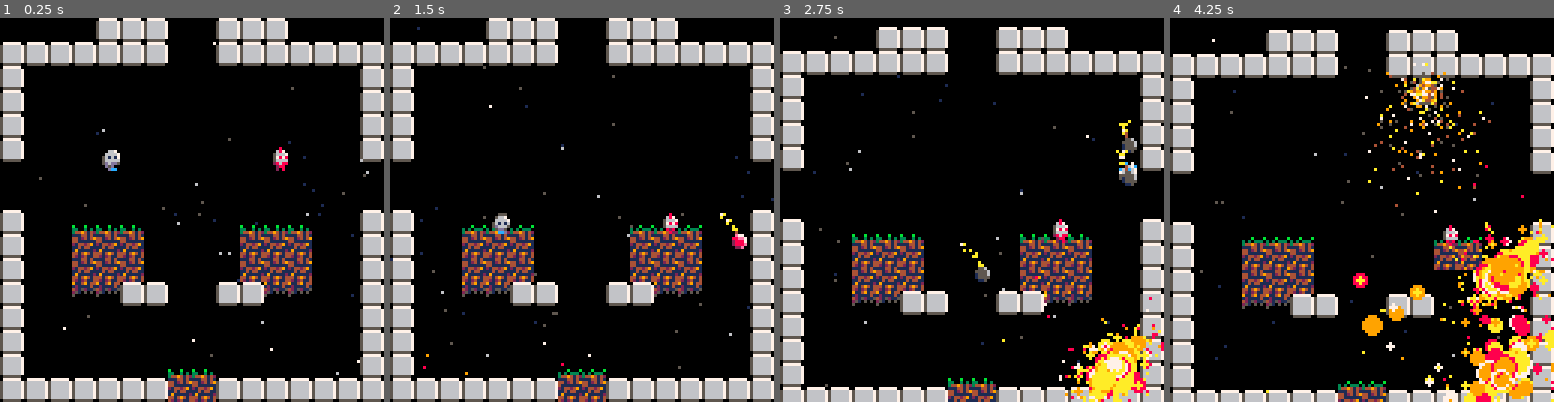
Above: before the commit, frames 1-4 (left to right).
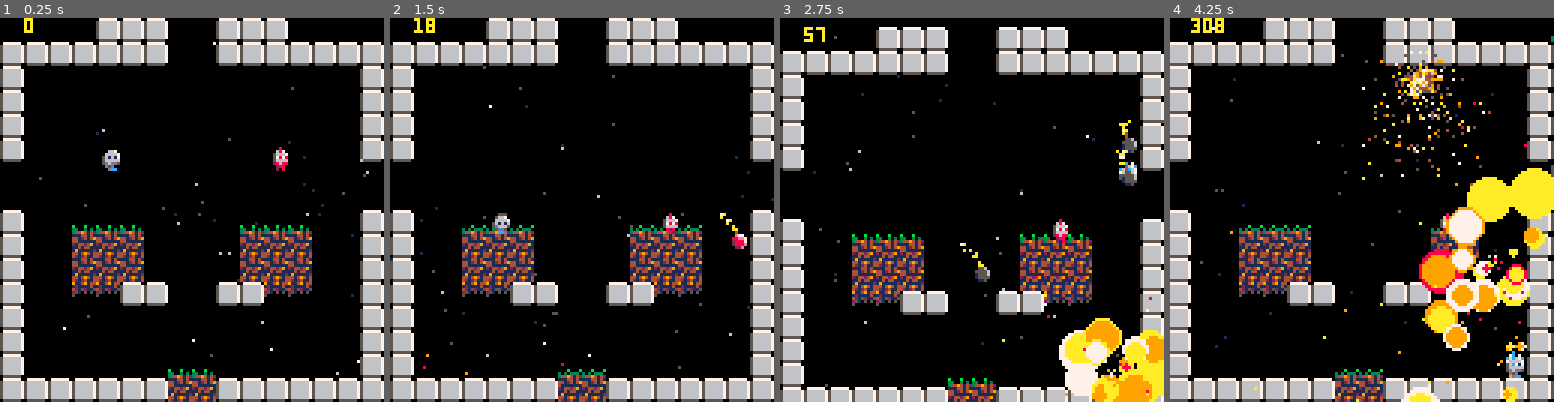
Above: after the commit, the same moments.

Repository: lkingsford/pico8-projects
Game: PICO-8 cartridge plat1.p8
Same seed, same stepped clock (60 frames per second), same inputs: the game is played once before the commit and once after it.
Inputs:
- Up to frame 1 (0.25 s): no input
- Up to frame 2 (1.5 s): tap X (X key) at 0.33, 1.07 s; tap O (Z key) at 0.7 s
- Up to frame 3 (2.75 s): hold Right 1.6-2.1 s; tap O (Z key) at 1.7, 2.1, 2.5 s; tap X (X key) at 1.85 s; hold Up 2.15-2.42 s; hold Right from 2.47 s (still down)
- Up to frame 4 (4.25 s): tap O (Z key) every 0.4 s from 2.9 to 4.1 s; tap X (X key) at 2.97, 4.08 s; release Right at 3.03 s; hold Left 3.08-3.58 s; hold Down 3.63-3.97 s; hold Right from 4.02 s (still down)

The runs differ from the first frame. In frame 1, less than 0.1% of the frame differs, in the area x 6-9%, y 0-4%; in frame 2, 0.1%; in frame 3, 4.3%; in frame 4, 37%, in the area x 0-100%, y 0-100%.

Commit message:
Boom changes

Diff:
--- a/plat1.p8
+++ b/plat1.p8
@@ -86,6 +86,7 @@
 		p.draw(p)
 		if p.x > 128 or p.y > 128 or p.x < 0 or p.y < 0 or p.t < 0 then del(fore_parts, p) end
 	end
+	print(#fore_parts,8,0,10)
 end
 
 function new_jump_parts(a)
@@ -477,7 +478,7 @@
 	local high = b.r * 4
 	local low = 0
 	local theta = 0
-	for i = high, low, -0.05 do
+	for i = high, low, -0.5 do
 		local p = {}
 		p.draw = draw_explode_part
 		p.update = update_basic_part
@@ -485,7 +486,7 @@
 		p.y = b.y + rnd(b.r * 2) - (b.r)
 		p.x2 = rnd(1) - .5
 		p.y2 = rnd(1) - .5
-		p.r = rnd(high - i) / 2
+		p.r = i
 		p.c = rnd({7,8,8,9,9,9,10,10,10,10})
 		p.c2 = rnd({7,8,8,9,9,9,10,10,10,10})
 		theta = atan2(b.x-p.x, b.y-p.y)
